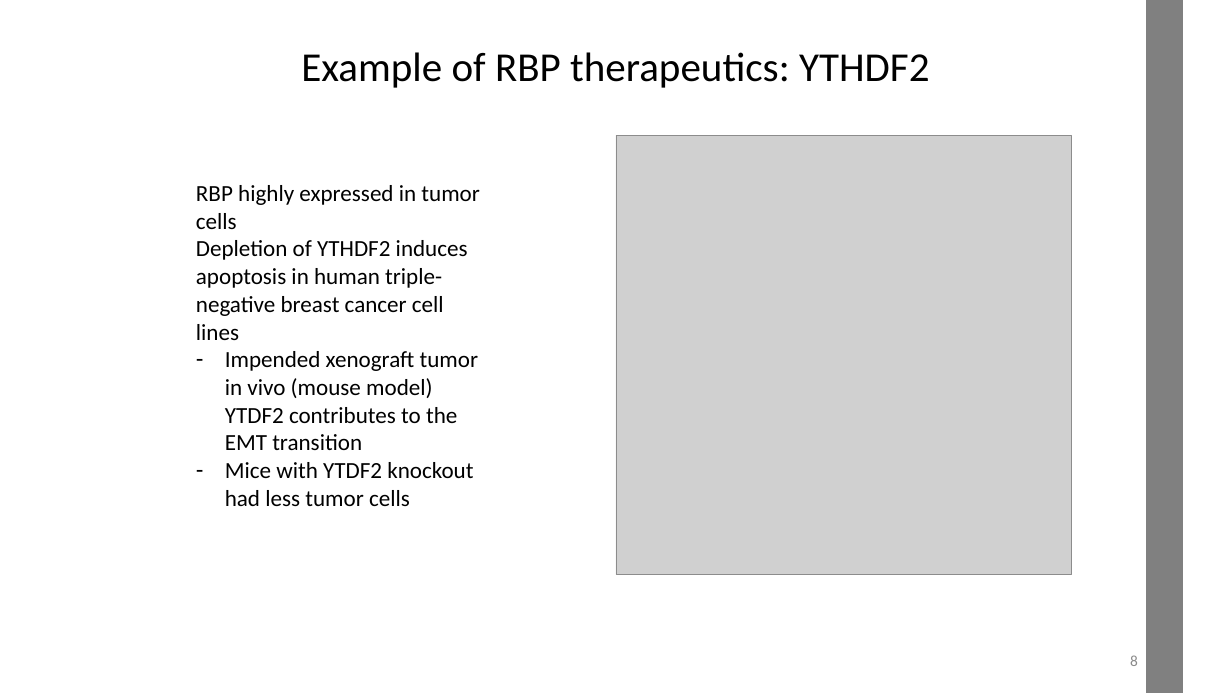
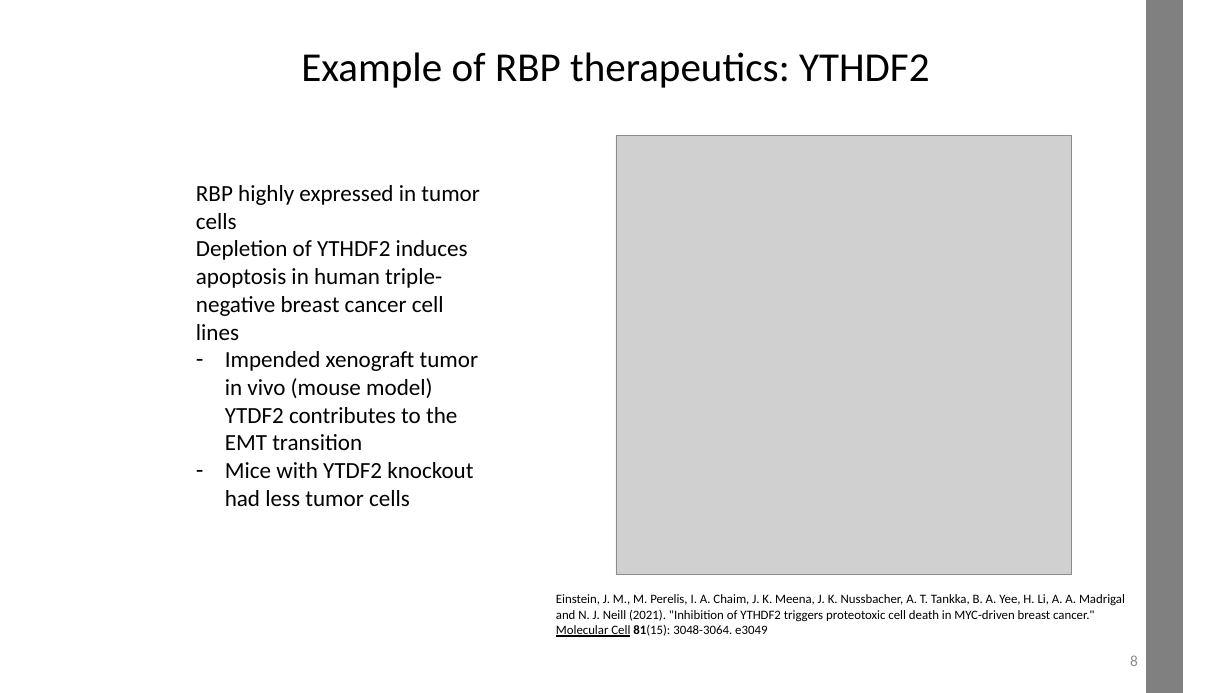
Before and after one commit to datascience-mobi-2022/2022-topic-03-team-05, a slide deck: slide 8 of Project Proposal_temporary draft.pptx. Drawn at 1232x693 pixels with LibreOffice and Linux fonts; fonts in the diff are those of the drawing; grey boxes stand for pictures. Boxes give left, top, right and bottom in pixels: in the first picture for what was removed or moved away, otherwise in the second. Text is boxed around its words. In the diff, an @@ line names an element or a change of style, - is before the commit and + after.

```diff
--- a/Project Proposal_temporary draft.pptx
+++ b/Project Proposal_temporary draft.pptx
@@ text added at (556, 594, 1125, 637), 10 pt, text #000000 @@
+Einstein, J. M., M. Perelis, I. A. Chaim, J. K. Meena, J. K. Nussbacher, A. T. Tankka, B. A. Yee, H. Li, A. A. Madrigal and N. J. Neill (2021). "Inhibition of YTHDF2 triggers proteotoxic cell death in MYC-driven breast cancer." Molecular Cell 81(15): 3048-3064. e3049
```
Also in this commit, not shown: 9 other slides changed, 1 slide added, 1 slide removed.
